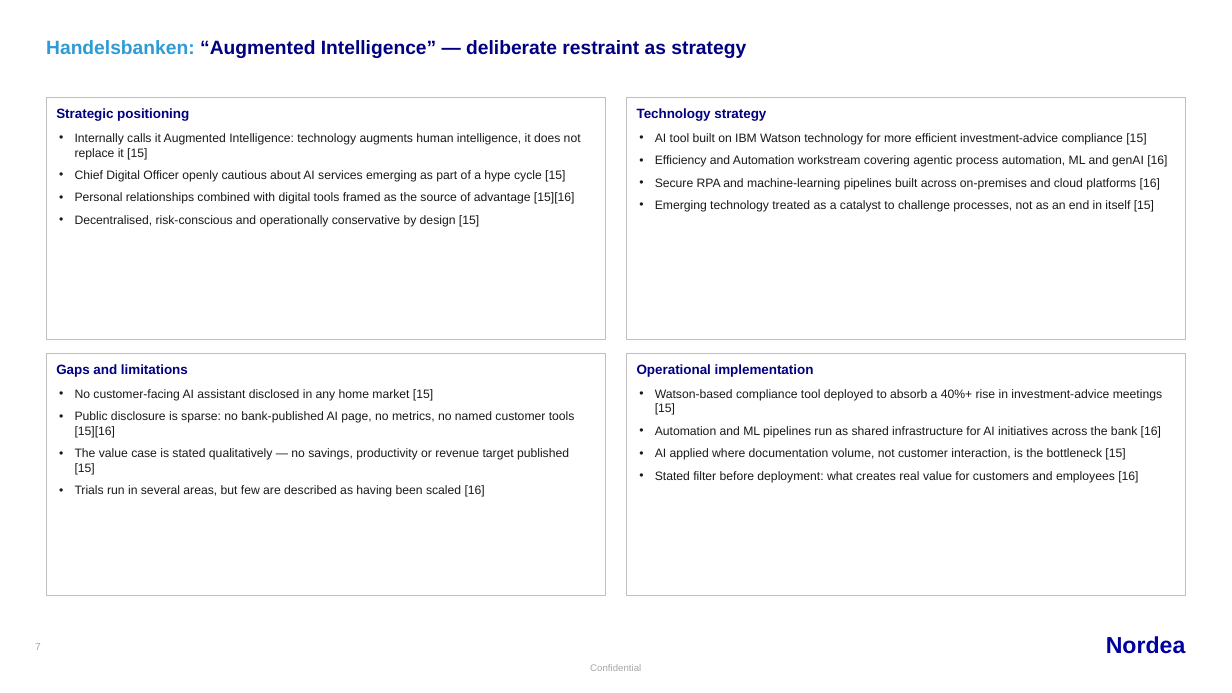
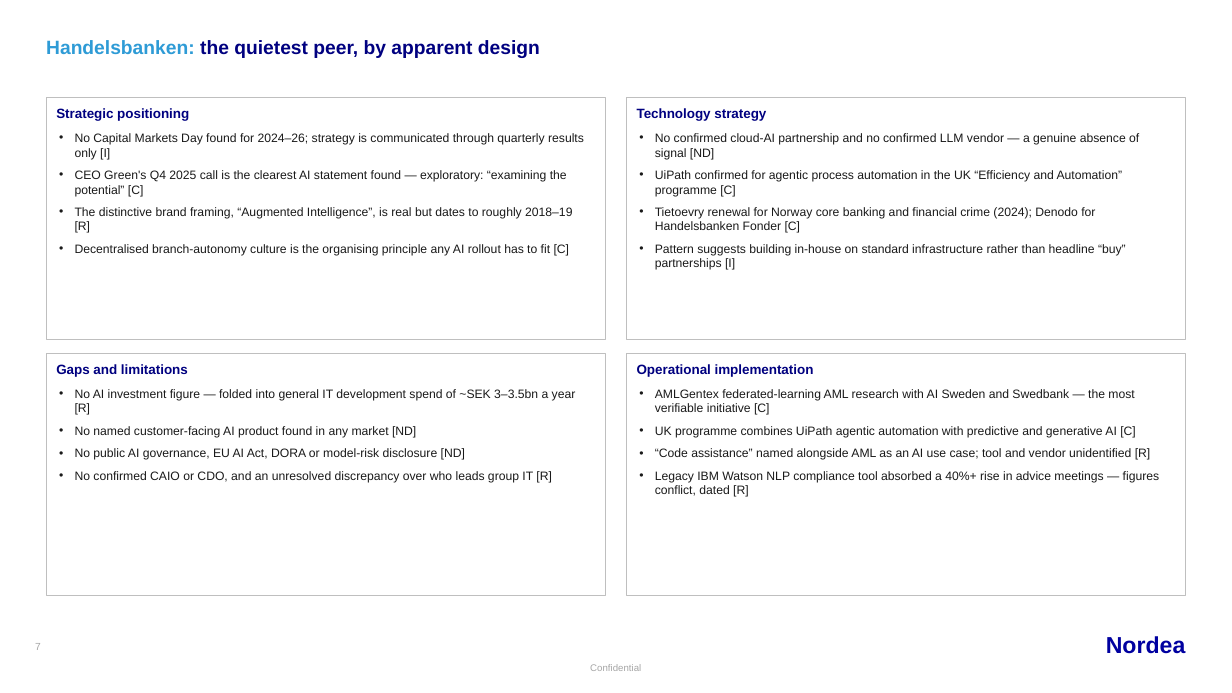
Before and after one commit to 7d2gcx86xs-create/Bank-SDK, a slide deck: slide 7 of docs/nordic-banks-ai-peer-review.pptx. Drawn at 1232x693 pixels with LibreOffice and Linux fonts; fonts in the diff are those of the drawing. Boxes give left, top, right and bottom in pixels: in the first picture for what was removed or moved away, otherwise in the second. Text is boxed around its words. In the diff, an @@ line names an element or a change of style, - is before the commit and + after.

```diff
--- a/docs/nordic-banks-ai-peer-review.pptx
+++ b/docs/nordic-banks-ai-peer-review.pptx
@@ text at box(46, 40, 540, 58): text changed @@
-Handelsbanken: “Augmented Intelligence” — deliberate restraint as strategy
+Handelsbanken: the quietest peer, by apparent design
@@ text at box(75, 133, 584, 256): text changed @@
-• Internally calls it Augmented Intelligence: technology augments human intelligence, it does not replace it [15]
-• Chief Digital Officer openly cautious about AI services emerging as part of a hype cycle [15]
-• Personal relationships combined with digital tools framed as the source of advantage [15][16]
-• Decentralised, risk-conscious and operationally conservative by design [15]
+• No Capital Markets Day found for 2024–26; strategy is communicated through quarterly results only [I]
+• CEO Green's Q4 2025 call is the clearest AI statement found — exploratory: “examining the potential” [C]
+• The distinctive brand framing, “Augmented Intelligence”, is real but dates to roughly 2018–19 [R]
+• Decentralised branch-autonomy culture is the organising principle any AI rollout has to fit [C]
@@ text at box(655, 133, 1139, 270): text changed @@
-• AI tool built on IBM Watson technology for more efficient investment-advice compliance [15]
-• Efficiency and Automation workstream covering agentic process automation, ML and genAI [16]
-• Secure RPA and machine-learning pipelines built across on-premises and cloud platforms [16]
-• Emerging technology treated as a catalyst to challenge processes, not as an end in itself [15]
+• No confirmed cloud-AI partnership and no confirmed LLM vendor — a genuine absence of signal [ND]
+• UiPath confirmed for agentic process automation in the UK “Efficiency and Automation” programme [C]
+• Tietoevry renewal for Norway core banking and financial crime (2024); Denodo for Handelsbanken Fonder [C]
+• Pattern suggests building in-house on standard infrastructure rather than headline “buy” partnerships [I]
@@ text at box(75, 389, 576, 483): text changed @@
-• No customer-facing AI assistant disclosed in any home market [15]
-• Public disclosure is sparse: no bank-published AI page, no metrics, no named customer tools [15][16]
-• The value case is stated qualitatively — no savings, productivity or revenue target published [15]
-• Trials run in several areas, but few are described as having been scaled [16]
+• No AI investment figure — folded into general IT development spend of ~SEK 3–3.5bn a year [R]
+• No named customer-facing AI product found in any market [ND]
+• No public AI governance, EU AI Act, DORA or model-risk disclosure [ND]
+• No confirmed CAIO or CDO, and an unresolved discrepancy over who leads group IT [R]
@@ text at box(655, 389, 1159, 497): text changed @@
-• Watson-based compliance tool deployed to absorb a 40%+ rise in investment-advice meetings [15]
-• Automation and ML pipelines run as shared infrastructure for AI initiatives across the bank [16]
-• AI applied where documentation volume, not customer interaction, is the bottleneck [15]
-• Stated filter before deployment: what creates real value for customers and employees [16]
+• AMLGentex federated-learning AML research with AI Sweden and Swedbank — the most verifiable initiative [C]
+• UK programme combines UiPath agentic automation with predictive and generative AI [C]
+• “Code assistance” named alongside AML as an AI use case; tool and vendor unidentified [R]
+• Legacy IBM Watson NLP compliance tool absorbed a 40%+ rise in advice meetings — figures conflict, dated [R]
```
Also in this commit, not shown: 6 other slides changed, 8 slides added, 6 slides removed, 1 other file.
